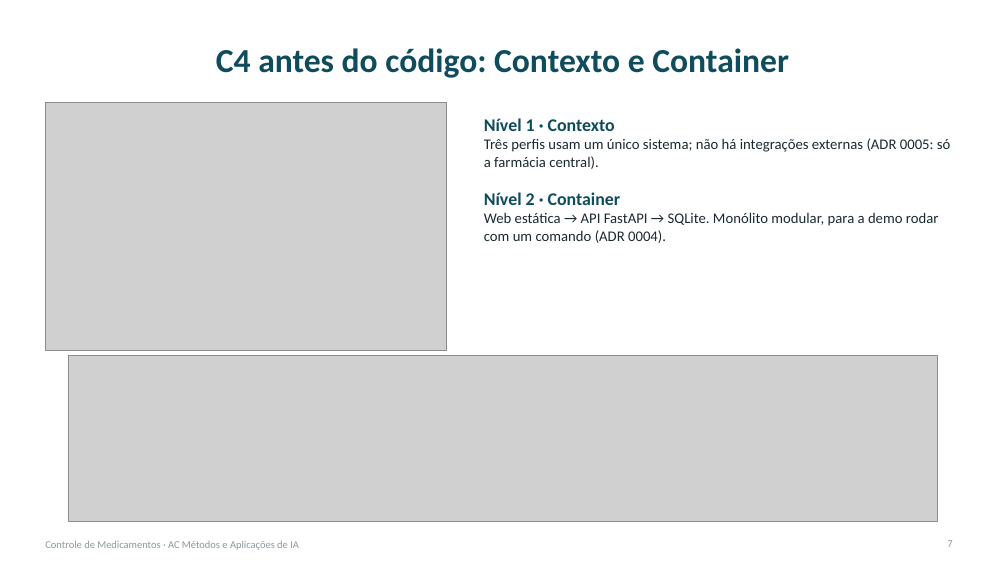
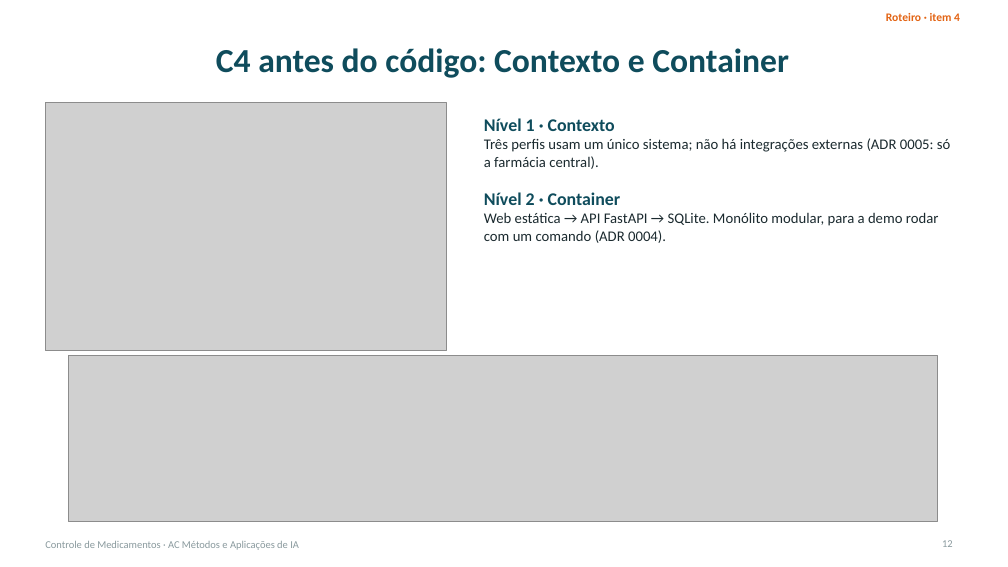
Before and after one commit to BeatrizSamaha/ac-ia-skills, a slide deck: slide 12 of slides/apresentacao.pptx (slide 7 before the commit). Drawn at 1008x567 pixels with LibreOffice and Linux fonts; fonts in the diff are those of the drawing; grey boxes stand for pictures. Boxes give left, top, right and bottom in pixels: in the first picture for what was removed or moved away, otherwise in the second. Text is boxed around its words. In the diff, an @@ line names an element or a change of style, - is before the commit and + after.

Commit message:
Slides: roteiro do enunciado, critérios, exemplos com prints reais e 7 perguntas da seção 5

```diff
--- a/slides/apresentacao.pptx
+++ b/slides/apresentacao.pptx
@@ text added at <box>886,13,960,21</box>, 11 pt, text #E36414, bold @@
+Roteiro · item 4
@@ page number at <box>942,540,953,547</box>: text changed @@
-7
+12
```
Also in this commit, not shown: 13 other slides changed, 6 slides added, 1 slide removed, 10 other files.
